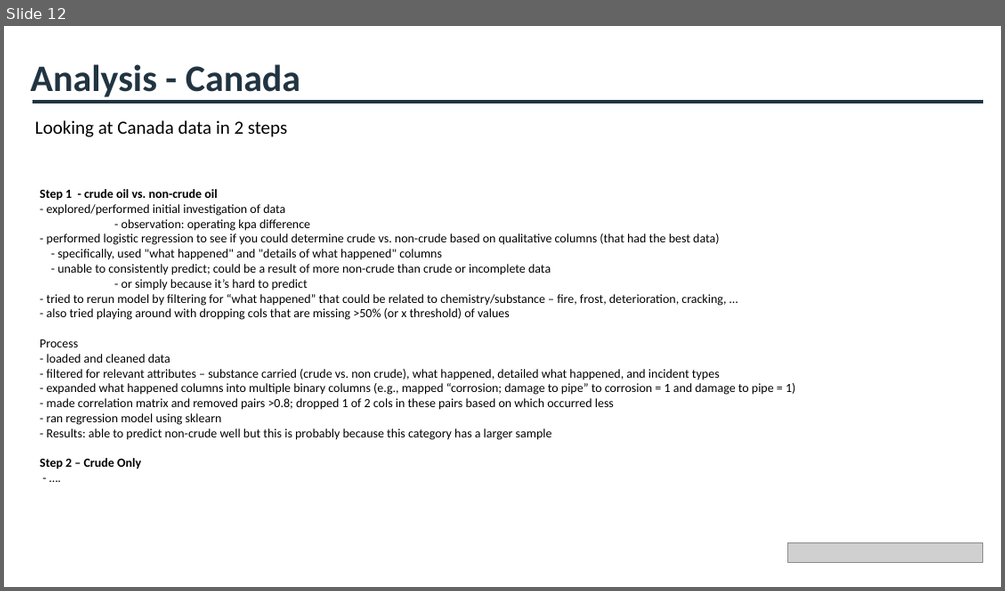
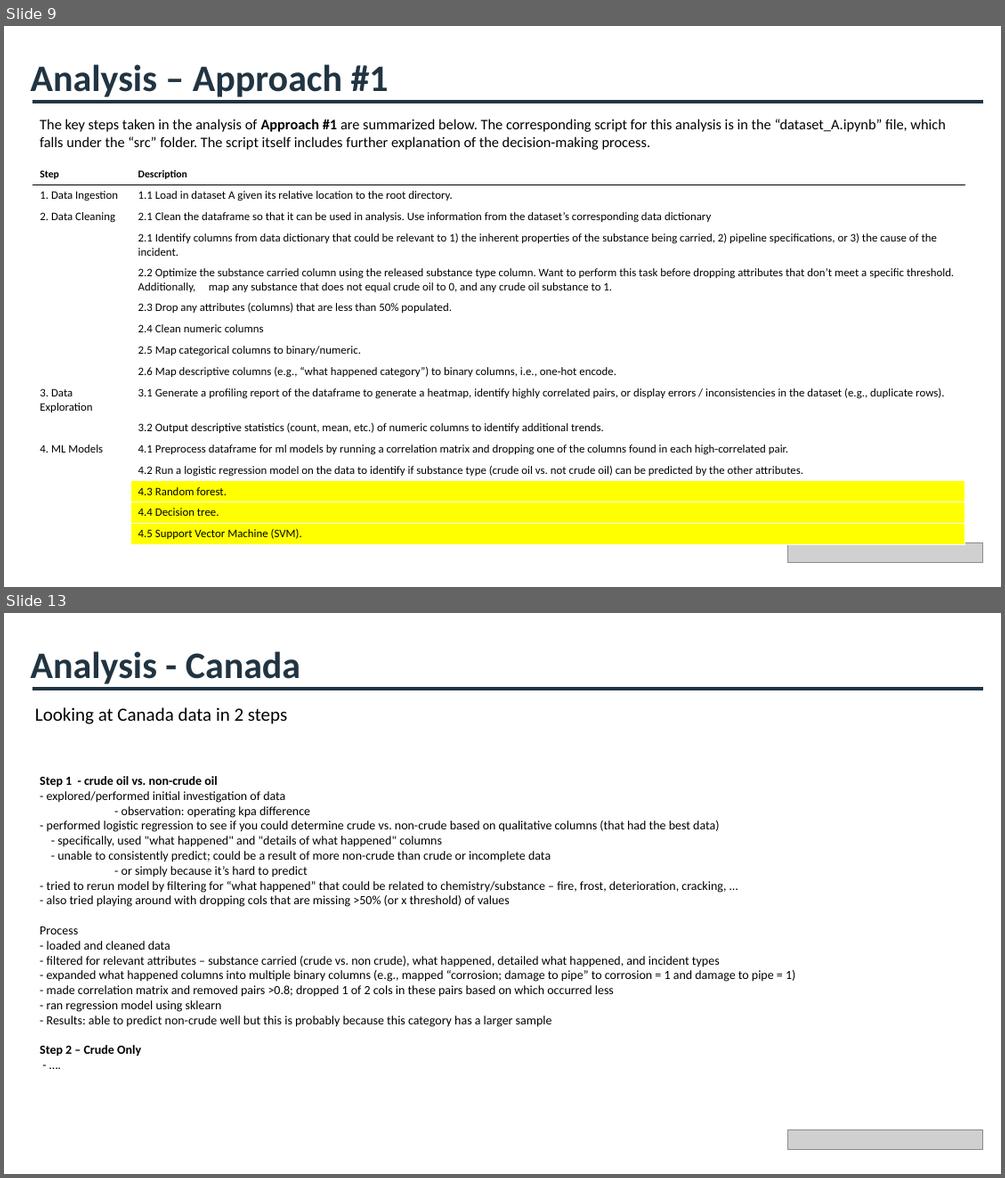
Before and after one commit to cameronmackinnon/crude_oil_accidents, a slide deck: presentations/Pipeline Accidents Presentation v0.pptx. Shown one above the other, each under a label of ours: slide 12 before the commit, slides 9 and 13 after it; the slides between them are not shown. The pictures are 1005x591 and 1005x1178 pixels, drawn with LibreOffice and Linux fonts; fonts in the diff are those of the drawing; grey boxes stand for pictures. Boxes give left, top, right and bottom in pixels: in the first picture for what was removed or moved away, otherwise in the second. Text is boxed around its words. In the diff, an @@ line names an element or a change of style, - is before the commit and + after.

Commit message:
new models on A

```diff
--- a/presentations/Pipeline Accidents Presentation v0.pptx
+++ b/presentations/Pipeline Accidents Presentation v0.pptx
@@ slide 9 added at [4, 26, 1001, 587], background #FFFFFF @@
@@ text added at [31, 64, 388, 97], 36 pt, text #213442, bold @@
+Analysis – Approach #1
@@ line added from (32, 102) to (983, 102), #213442 3 pt @@
@@ text added at [40, 119, 946, 150], 14 pt, text #000000 @@
+The key steps taken in the analysis of Approach #1 are summarized below. The corresponding script for this analysis is in the “dataset_A.ipynb” file, which falls under the “src” folder. The script itself includes further explanation of the decision-making process.
@@ table added at [32, 164, 965, 543], 16 rows, 2 columns @@
+Step | Description
+1. Data Ingestion | 1.1 Load in dataset A given its relative location to the root directory.
+2. Data Cleaning | 2.1 Clean the dataframe so that it can be used in analysis. Use information from the dataset’s corresponding data dictionary
+ | 2.1 Identify columns from data dictionary that could be relevant to 1) the inherent properties of the substance being carried, 2) pipeline specifications, or 3) the cause of the incident.
+ | 2.2 Optimize the substance carried column using the released substance type column. Want to perform this task before dropping attributes that don’t meet a specific threshold. Additionally, map any substance that does not equal crude oil to 0, and any crude oil substance to 1.
+ | 2.3 Drop any attributes (columns) that are less than 50% populated.
+ | 2.4 Clean numeric columns
+ | 2.5 Map categorical columns to binary/numeric.
+ | 2.6 Map descriptive columns (e.g., “what happened category”) to binary columns, i.e., one-hot encode.
+3. Data Exploration | 3.1 Generate a profiling report of the dataframe to generate a heatmap, identify highly correlated pairs, or display errors / inconsistencies in the dataset (e.g., duplicate rows).
+ | 3.2 Output descriptive statistics (count, mean, etc.) of numeric columns to identify additional trends.
+4. ML Models | 4.1 Preprocess dataframe for ml models by running a correlation matrix and dropping one of the columns found in each high-correlated pair.
+ | 4.2 Run a logistic regression model on the data to identify if substance type (crude oil vs. not crude oil) can be predicted by the other attributes.
+ | 4.3 Random forest.
+ | 4.4 Decision tree.
+ | 4.5 Support Vector Machine (SVM).
@@ picture added at [788, 542, 984, 562] @@
@@ what was slide 12 is now slide 13 @@
```
Also in this commit, not shown: 4 slides changed, 7 other slides added, 7 slides removed, 3 other files.
